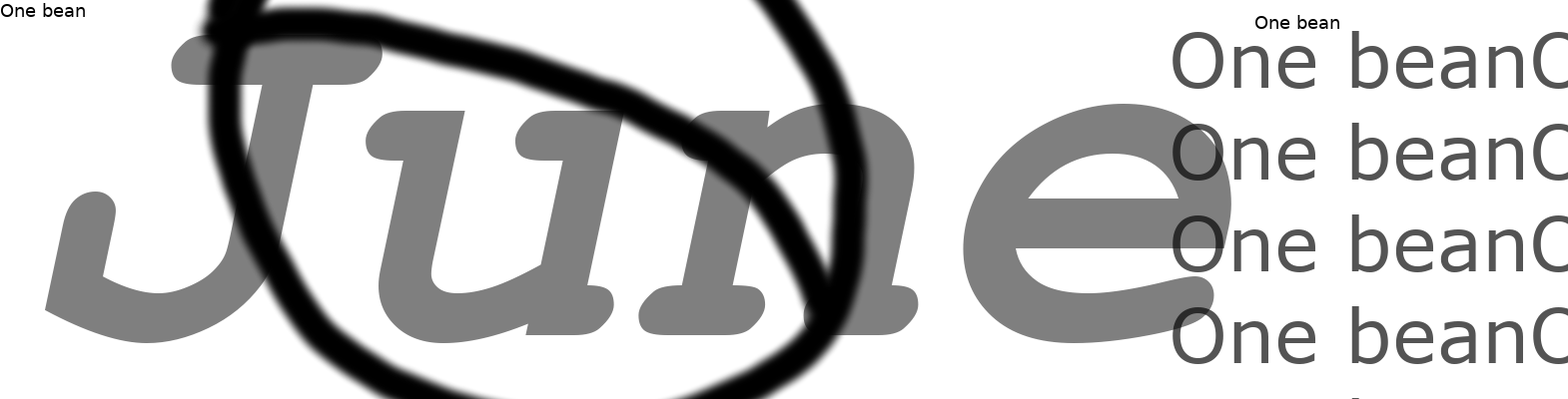
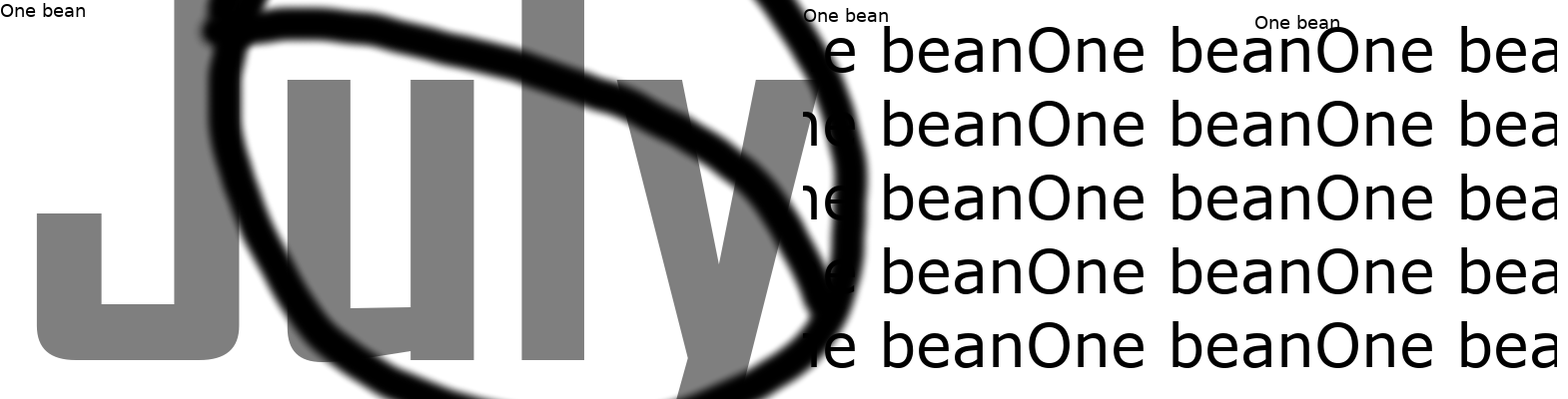
Before/after of a w=1568, h=399 layered artwork. What changed in the layer stack:
renamed "June" to "July", painted on it over (35, 0, 1232, 399)
renamed "One bean" to "One bean #3", opacity 67% → 100%, painted on it over (802, 7, 1568, 399)
